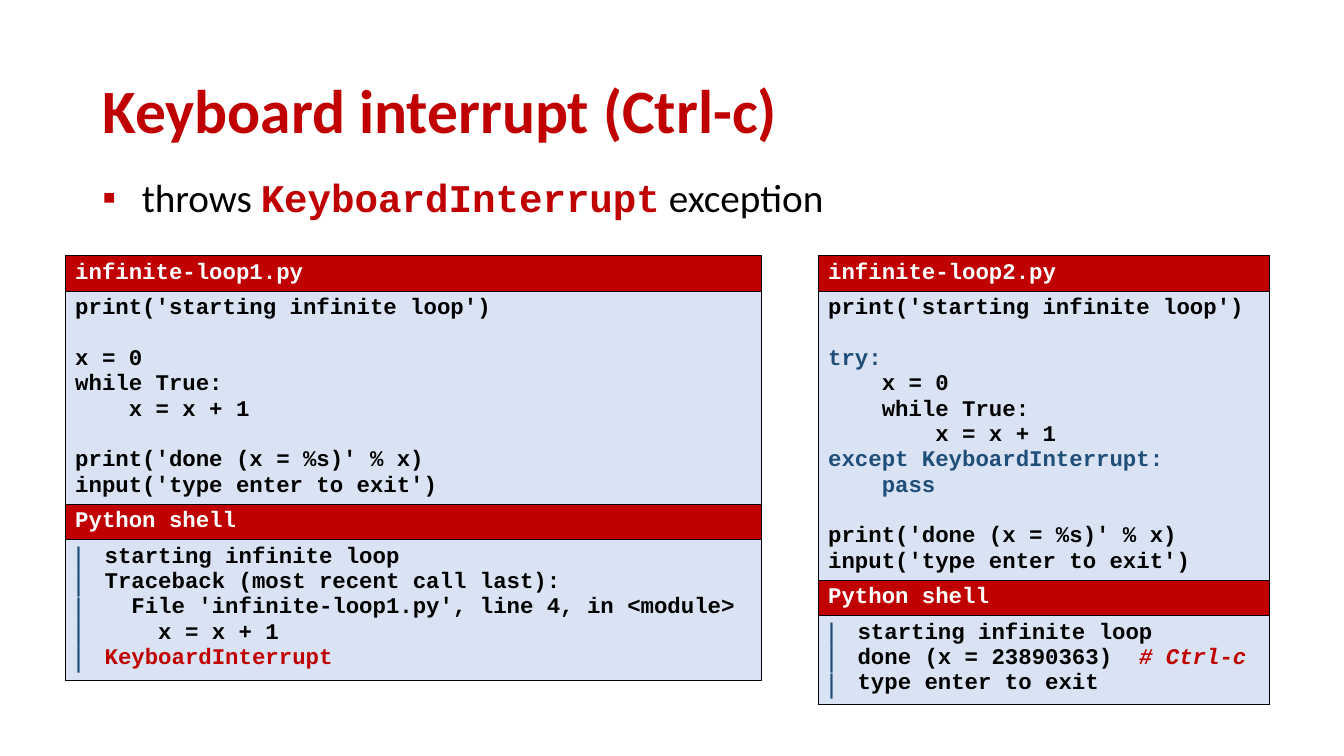
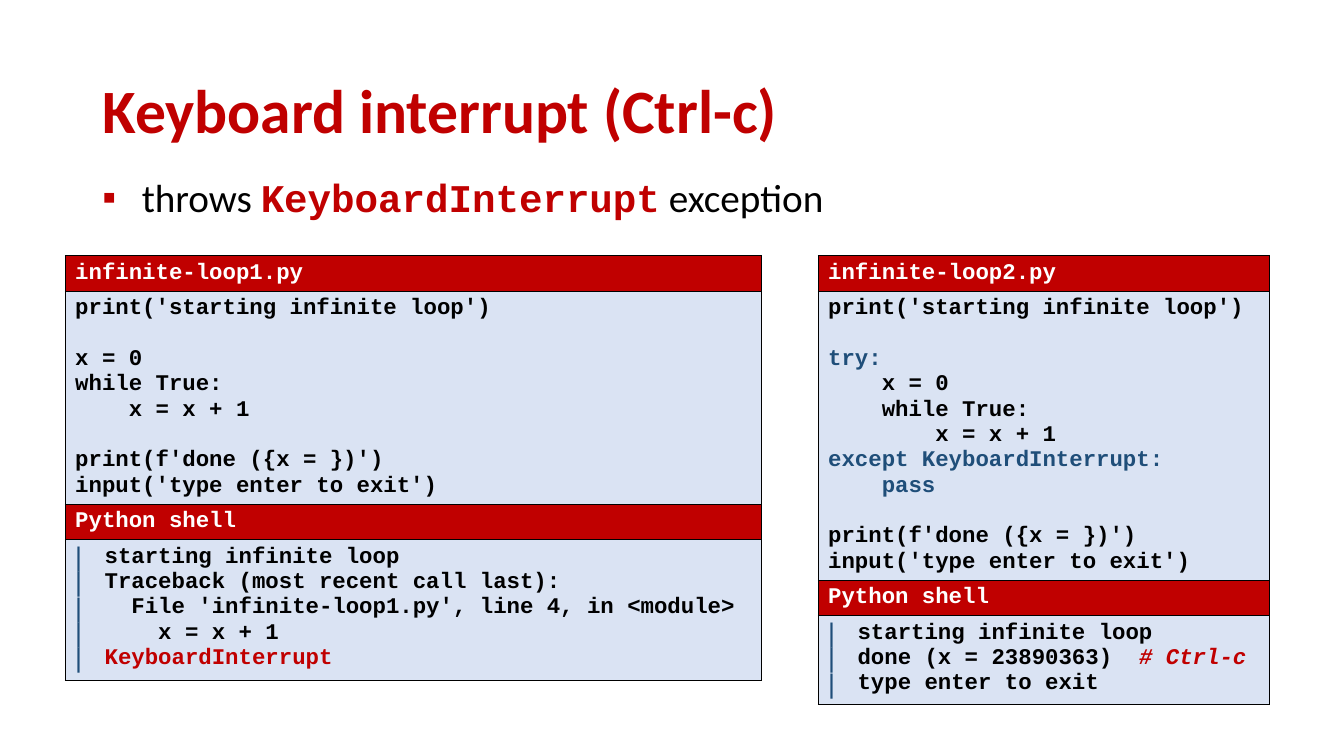
Before and after one commit to gsbrodal/gsbrodal.github.io, a slide deck: slide 10 of ipsa/slides/exceptions.pptx. Drawn at 1344x756 pixels with LibreOffice and Linux fonts; fonts in the diff are those of the drawing. Boxes give left, top, right and bottom in pixels: in the first picture for what was removed or moved away, otherwise in the second. Text is boxed around its words. In the diff, an @@ line names an element or a change of style, - is before the commit and + after.

```diff
--- a/ipsa/slides/exceptions.pptx
+++ b/ipsa/slides/exceptions.pptx
@@ table at (66, 255, 762, 699) @@
-row 2, column 1: print('starting infinite loop') / x = 0 / while True: / x = x + 1 / print('done (x = %s)' % x) / input('type enter to exit')
+row 2, column 1: print('starting infinite loop') / x = 0 / while True: / x = x + 1 / print(f'done ({x = })') / input('type enter to exit')
@@ table at (819, 255, 1270, 726) @@
-row 2, column 1: print('starting infinite loop') / try: / x = 0 / while True: / x = x + 1 / except KeyboardInterrupt: / pass / print('done (x = %s)' % x) / input('type enter to exit')
+row 2, column 1: print('starting infinite loop') / try: / x = 0 / while True: / x = x + 1 / except KeyboardInterrupt: / pass / print(f'done ({x = })') / input('type enter to exit')
```
Also in this commit, not shown: 12 other slides changed, 12 other files.
